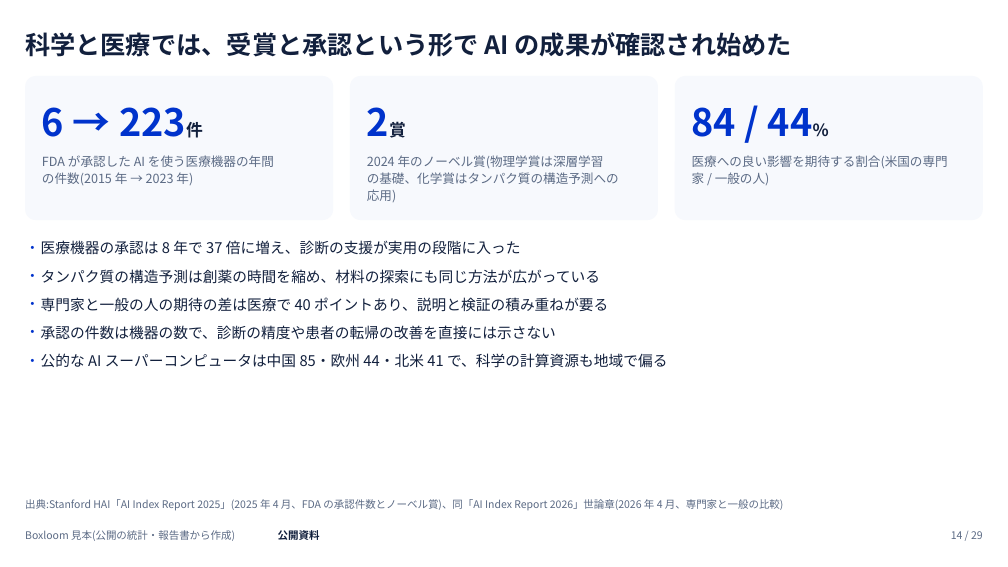
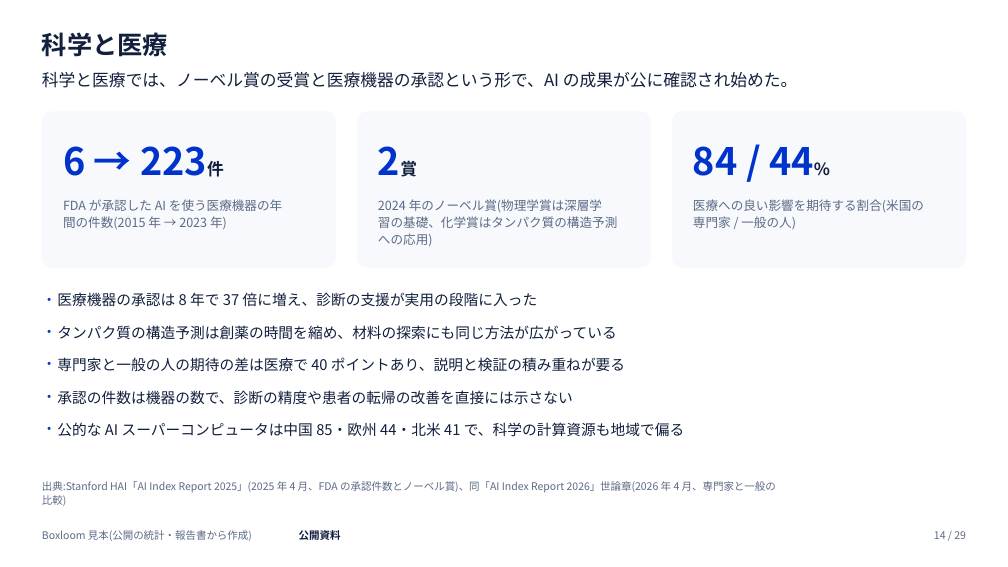
Before and after one commit to tjst-t/boxloom, a slide deck: slide 14 of boxloom/out/ai_society_light.pptx. Drawn at 1008x567 pixels with LibreOffice and Linux fonts; fonts in the diff are those of the drawing. Boxes give left, top, right and bottom in pixels: in the first picture for what was removed or moved away, otherwise in the second. Text is boxed around its words. In the diff, an @@ line names an element or a change of style, - is before the commit and + after.

```diff
--- a/boxloom/out/ai_society_light.pptx
+++ b/boxloom/out/ai_society_light.pptx
@@ title at [42, 32, 168, 57]: text changed @@
-科学と医療では、受賞と承認という形で AI の成果が確認され始めた
+科学と医療
@@ text added at [42, 72, 798, 88], 16 pt, text #12203D @@
+科学と医療では、ノーベル賞の受賞と医療機器の承認という形で、AI の成果が公に確認され始めた。
@@ proportions changed in 3 elements at [357, 111, 651, 268], [672, 111, 966, 268], [42, 111, 337, 268] @@
@@ rounded rectangle: place and size @@
-rounded rectangle at [25, 76, 333, 221]
+rounded rectangle at [42, 111, 337, 268]
@@ rounded rectangle: place and size @@
-rounded rectangle at [350, 76, 658, 221]
+rounded rectangle at [357, 111, 651, 268]
@@ rounded rectangle: place and size @@
-rounded rectangle at [675, 76, 983, 221]
+rounded rectangle at [672, 111, 966, 268]
@@ text "6 → 223件": place and size @@
-text "6 → 223件" at [42, 107, 64, 137]
+text "6 → 223件" at [63, 146, 85, 176]
@@ text "2賞" rewrapped from [367, 93, 641, 144] to [378, 132, 630, 183] @@
@@ text "84 / 44%": place and size @@
-text "84 / 44%" at [692, 107, 813, 137]
+text "84 / 44%" at [693, 146, 814, 176]
@@ text at [63, 199, 282, 230]: spaces changed @@
-FDA が承認した AI を使う医療機器の年間
-の件数(2015 年 → 2023 年)
+FDA が承認した AI を使う医療機器の年
+間の件数(2015 年 → 2023 年)
@@ text at [378, 199, 617, 246]: spaces changed @@
-2024 年のノーベル賞(物理学賞は深層学習
-の基礎、化学賞はタンパク質の構造予測への
-応用)
+2024 年のノーベル賞(物理学賞は深層学
+習の基礎、化学賞はタンパク質の構造予測
+への応用)
@@ text at [693, 199, 924, 229]: spaces changed @@
-医療への良い影響を期待する割合(米国の専門
-家 / 一般の人)
+医療への良い影響を期待する割合(米国の
+専門家 / 一般の人)
@@ text "医療機器の承認は 8 年で 37 倍に増え、診断の支援が実用の段階に入った": place and size @@
-text "医療機器の承認は 8 年で 37 倍に増え、診断の支援が実用の段階に入った" at [41, 240, 521, 255]
+text "医療機器の承認は 8 年で 37 倍に増え、診断の支援が実用の段階に入った" at [57, 292, 538, 307]
@@ text "タンパク質の構造予測は創薬の時間を縮め、材料の探索にも同じ方法が広がっている": place and size @@
-text "タンパク質の構造予測は創薬の時間を縮め、材料の探索にも同じ方法が広がっている" at [41, 269, 600, 284]
+text "タンパク質の構造予測は創薬の時間を縮め、材料の探索にも同じ方法が広がっている" at [57, 325, 616, 340]
@@ text "専門家と一般の人の期待の差は医療で 40 ポイントあり、説明と検証の積み重ねが要る": place and size @@
-text "専門家と一般の人の期待の差は医療で 40 ポイントあり、説明と検証の積み重ねが要る" at [41, 297, 608, 312]
+text "専門家と一般の人の期待の差は医療で 40 ポイントあり、説明と検証の積み重ねが要る" at [57, 357, 625, 372]
@@ text "承認の件数は機器の数で、診断の精度や患者の転帰の改善を直接には示さない": place and size @@
-text "承認の件数は機器の数で、診断の精度や患者の転帰の改善を直接には示さない" at [41, 325, 556, 340]
+text "承認の件数は機器の数で、診断の精度や患者の転帰の改善を直接には示さない" at [57, 390, 572, 405]
@@ text "公的な AI スーパーコンピュータは中国 85・欧州 44・北米 ...": place and size @@
-text "公的な AI スーパーコンピュータは中国 85・欧州 44・北米 ..." at [41, 353, 667, 368]
+text "公的な AI スーパーコンピュータは中国 85・欧州 44・北米 ..." at [57, 422, 684, 437]
@@ text at [42, 481, 776, 506]: text changed @@
-出典:Stanford HAI「AI Index Report 2025」(2025 年 4 月、FDA の承認件数とノーベル賞)、同「AI Index Report 2026」世論章(2026 年 4 月、専門家と一般の比較)
+出典:Stanford HAI「AI Index Report 2025」(2025 年 4 月、FDA の承認件数とノーベル賞)、同「AI Index Report 2026」世論章(2026 年 4 月、専門家と一般の
+比較)
@@ text "Boxloom 見本(公開の統計・報告書から作成)": place and size @@
-text "Boxloom 見本(公開の統計・報告書から作成)" at [25, 530, 235, 541]
+text "Boxloom 見本(公開の統計・報告書から作成)" at [42, 530, 252, 541]
@@ text "公開資料": place and size @@
-text "公開資料" at [278, 530, 320, 540]
+text "公開資料" at [299, 530, 341, 540]
@@ text "14 / 29": place and size @@
-text "14 / 29" at [951, 531, 983, 539]
+text "14 / 29" at [934, 531, 966, 539]
```
Also in this commit, not shown: 28 other slides changed, 38 other files.
